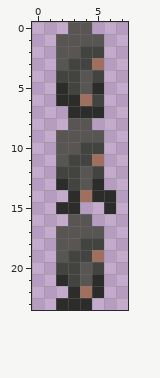
Edited in one commit: pixel-art sprite (public/sprite/player_r.png). That is the earlier state.
The file is 8x24 pixels.
After:
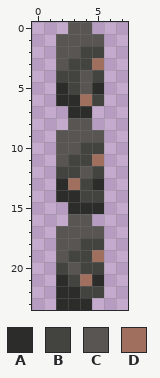
Palette (. is transparent): A #2c2c2a  B #434340  C #585553  D #a06f5e
The edit:
There is now colour A in row 14 at x 2; in row 15 at x 4 to 5; in row 22 at x 2.
The edit turns colour A into colour B in row 14 at x 5; in row 22 at x 5.
The edit turns colour C into colour B in row 13 at x 4; in row 20 at x 4.
The edit turns colour D into colour B in row 14 at x 4; in row 22 at x 4.
The edit turns colour B into colour C in row 20 at x 3.
The edit turns colour B into colour D in row 13 at x 3.
The edit turns colour C into colour D in row 21 at x 4.
The author cleared colour A in row 7 at x 5; in row 14 at x 6; in row 15 at x 2 and 6.
